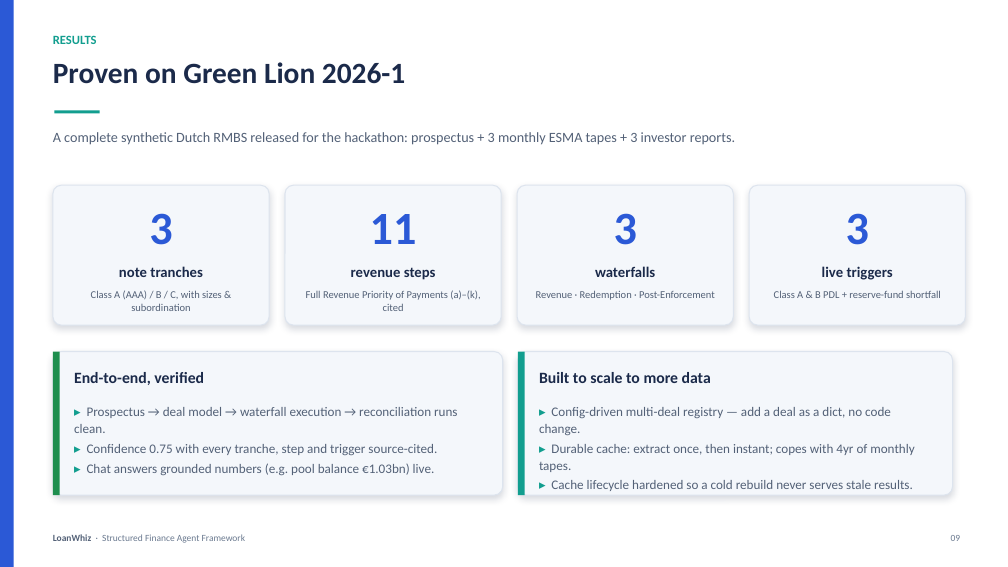
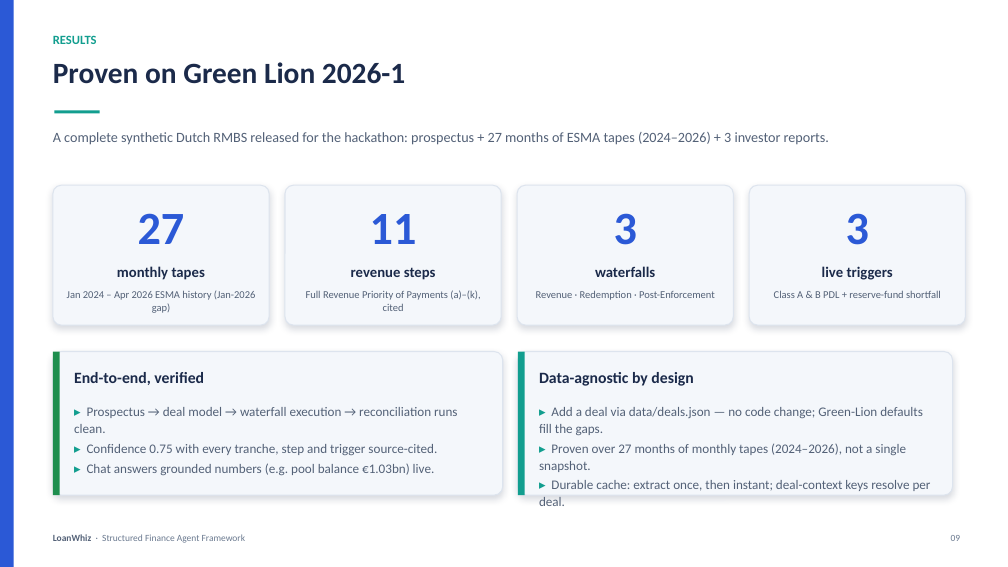
Before and after one commit to waafirio/loanwhiz, a slide deck: slide 9 of presentation/LoanWhiz-Presentation.pptx. Drawn at 1008x567 pixels with LibreOffice and Linux fonts; fonts in the diff are those of the drawing. Boxes give left, top, right and bottom in pixels: in the first picture for what was removed or moved away, otherwise in the second. Text is boxed around its words. In the diff, an @@ line names an element or a change of style, - is before the commit and + after.

Commit message:
docs(data): document 27-month green-lion-2024-2025 history + deals.json generality; regenerate deck

```diff
--- a/presentation/LoanWhiz-Presentation.pptx
+++ b/presentation/LoanWhiz-Presentation.pptx
@@ text at box(53, 132, 829, 145): text changed @@
-A complete synthetic Dutch RMBS released for the hackathon: prospectus + 3 monthly ESMA tapes + 3 investor reports.
+A complete synthetic Dutch RMBS released for the hackathon: prospectus + 27 months of ESMA tapes (2024–2026) + 3 investor reports.
@@ text at box(138, 213, 185, 244): text changed @@
-3
+27
@@ text at box(117, 266, 205, 280): text changed @@
-note tranches
+monthly tapes
@@ text at box(67, 290, 255, 313): text changed @@
-Class A (AAA) / B / C, with sizes & subordination
+Jan 2024 – Apr 2026 ESMA history (Jan-2026 gap)
@@ text at box(539, 372, 693, 386): text changed @@
-Built to scale to more data
+Data-agnostic by design
@@ text at box(539, 407, 931, 491): text changed @@
-▸ Config-driven multi-deal registry — add a deal as a dict, no code change.
-▸ Durable cache: extract once, then instant; copes with 4yr of monthly tapes.
-▸ Cache lifecycle hardened so a cold rebuild never serves stale results.
+▸ Add a deal via data/deals.json — no code change; Green-Lion defaults fill the gaps.
+▸ Proven over 27 months of monthly tapes (2024–2026), not a single snapshot.
+▸ Durable cache: extract once, then instant; deal-context keys resolve per deal.
```
Also in this commit, not shown: 2 other slides changed, 4 other files.
